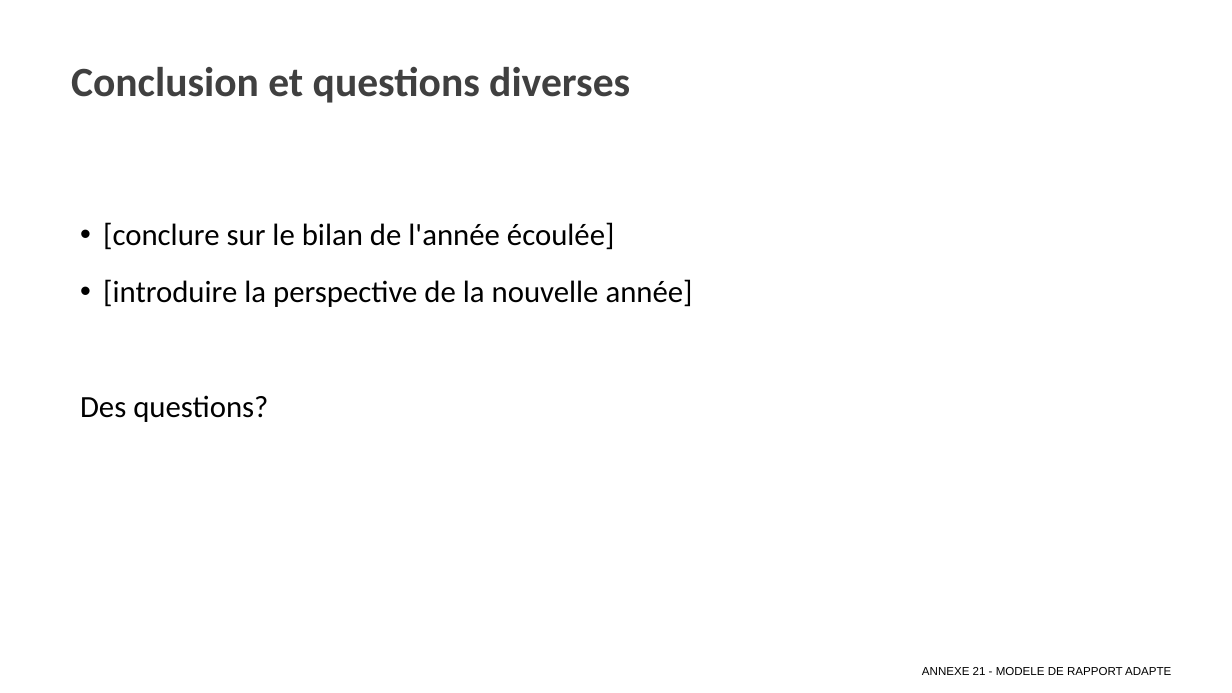
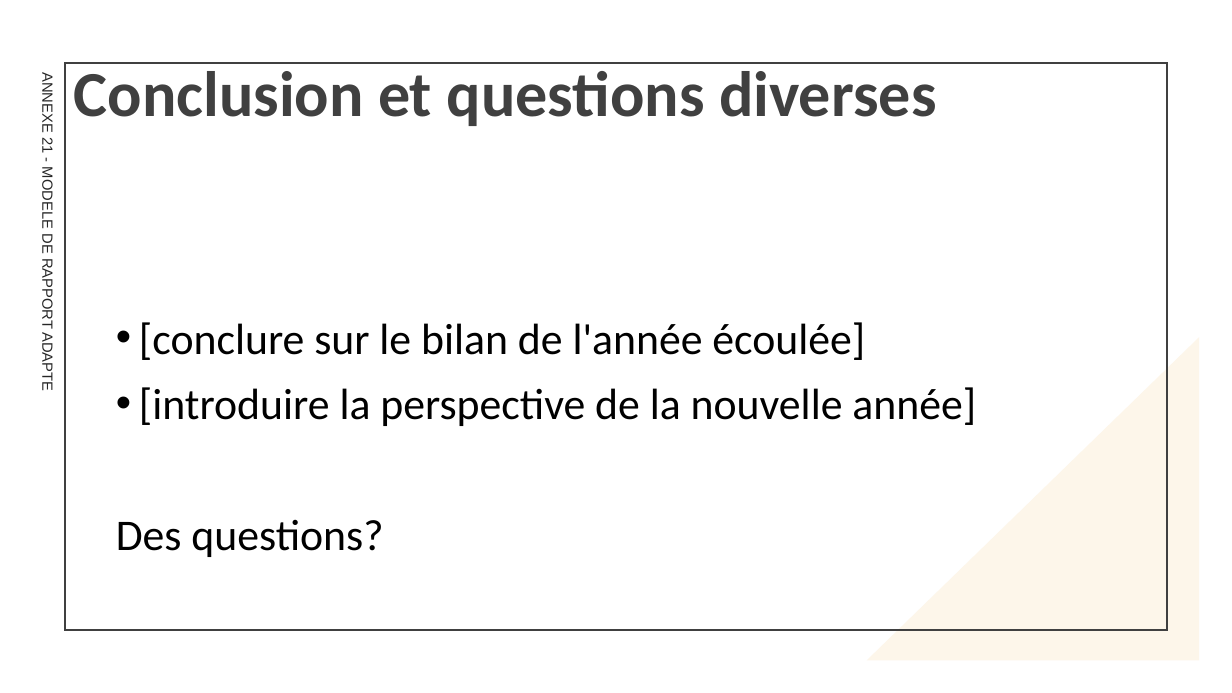
Before and after one commit to Ok1nam/EDP180625, a slide deck: slide 10 of client/public/fichiers/ANNEXE 21 - MODELE DE RAPPORT ADAPTE.pptx. Drawn at 1232x693 pixels with LibreOffice and Linux fonts; fonts in the diff are those of the drawing. Boxes give left, top, right and bottom in pixels: in the first picture for what was removed or moved away, otherwise in the second. Text is boxed around its words. In the diff, an @@ line names an element or a change of style, - is before the commit and + after.

```diff
--- a/client/public/fichiers/ANNEXE 21 - MODELE DE RAPPORT ADAPTE.pptx
+++ b/client/public/fichiers/ANNEXE 21 - MODELE DE RAPPORT ADAPTE.pptx
@@ title "Conclusion et questions diverses" at <box>74,62,937,126</box>: size 32.4 to 50 pt; vertical alignment top to middle @@
@@ text "ANNEXE 21 - MODELE DE ...": place and size @@
-text "ANNEXE 21 - MODELE DE ..." at <box>922,667,1171,675</box>
+text "ANNEXE 21 - MODELE DE ..." at <box>39,78,55,390</box>
@@ text "ANNEXE 21 - MODELE DE ..." at <box>39,78,55,390</box>: size 9 to 11.5 pt, text colour #000000 to #262626; alignment right to left; more space between paragraphs; vertical alignment middle to top; rotation 0 to 90 degrees @@
@@ rectangle added at <box>65,63,1167,629</box>, outline #404040 1.5 pt @@
@@ text "[conclure sur le bilan de ...": place and size @@
-text "[conclure sur le bilan de ..." at <box>80,222,693,422</box>
+text "[conclure sur le bilan de ..." at <box>116,322,976,557</box>
@@ text "[conclure sur le bilan de ..." at <box>116,322,976,557</box>: size 24 to 34.1 pt; line spacing 1.2 to 1 @@
@@ right triangle added at <box>867,337,1200,661</box>, fill #FDF6EA @@
```
Also in this commit, not shown: 9 other slides changed, 4 other files.
